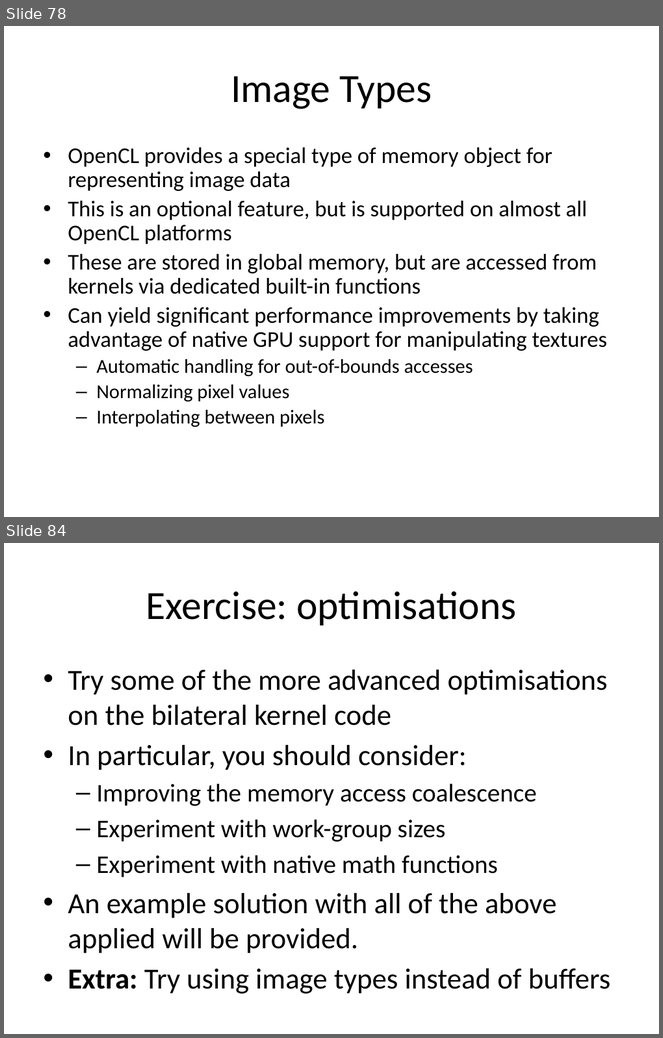
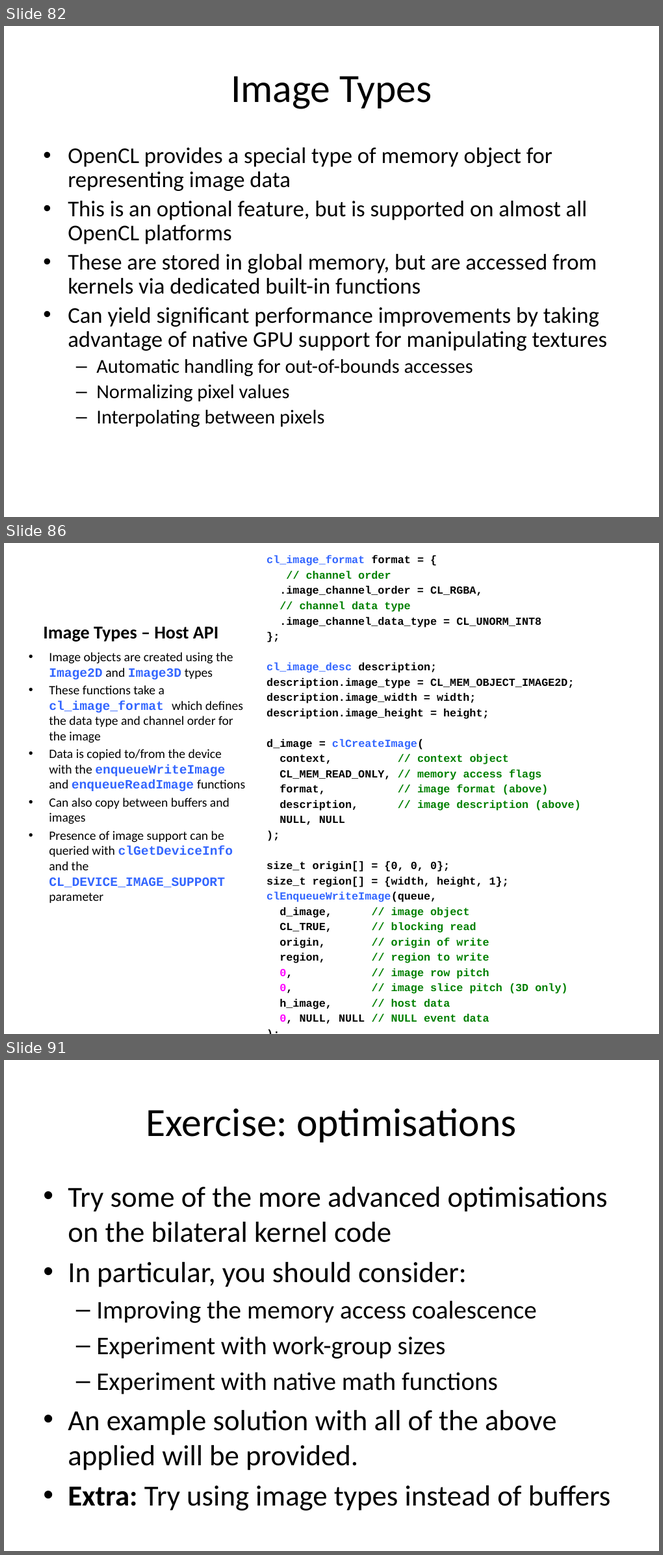
Before and after one commit to UoB-HPC/opencl-training-slides, a slide deck: advanced_part3.pptx. Shown one above the other, each under a label of ours: slides 78 and 84 before the commit, slides 82, 86 and 91 after it; the slides between them are not shown. The pictures are 663x1038 and 663x1555 pixels, drawn with LibreOffice and Linux fonts; fonts in the diff are those of the drawing. Boxes give left, top, right and bottom in pixels: in the first picture for what was removed or moved away, otherwise in the second. Text is boxed around its words. In the diff, an @@ line names an element or a change of style, - is before the commit and + after.

```diff
--- a/advanced_part3.pptx
+++ b/advanced_part3.pptx
@@ slide 86 added at (4, 543, 659, 1034), background #FFFFFF @@
@@ text added at (267, 555, 581, 1024), 12 pt, text #000000, bold @@
+cl_image_format format = {
+// channel order
+.image_channel_order = CL_RGBA,
+// channel data type
+.image_channel_data_type = CL_UNORM_INT8
+};
+cl_image_desc description;
+description.image_type = CL_MEM_OBJECT_IMAGE2D;
+description.image_width = width;
+description.image_height = height;
+d_image = clCreateImage(
+context, // context object
+CL_MEM_READ_ONLY, // memory access flags
+format, // image format (above)
+description, // image description (above)
+NULL, NULL
+);
+size_t origin[] = {0, 0, 0};
+size_t region[] = {width, height, 1};
+clEnqueueWriteImage(queue,
+d_image, // image object
+CL_TRUE, // blocking read
+origin, // origin of write
+region, // region to write
+0, // image row pitch
+0, // image slice pitch (3D only)
+h_image, // host data
+0, NULL, NULL // NULL event data
+);
@@ title added at (43, 626, 218, 642), 20 pt, text #000000, bold @@
+Image Types – Host API
@@ text added at (49, 652, 245, 903), 14 pt, text #000000 @@
+• Image objects are created using the Image2D and Image3D types
+• These functions take a cl_image_format which defines the data type and channel order for the image
+• Data is copied to/from the device with the enqueueWriteImage and enqueueReadImage functions
+• Can also copy between buffers and images
+• Presence of image support can be queried with clGetDeviceInfo and the CL_DEVICE_IMAGE_SUPPORT parameter
@@ what was slide 78 is now slide 82 @@
@@ what was slide 84 is now slide 91 @@
```
Also in this commit, not shown: 19 slides changed, 7 other slides added.
